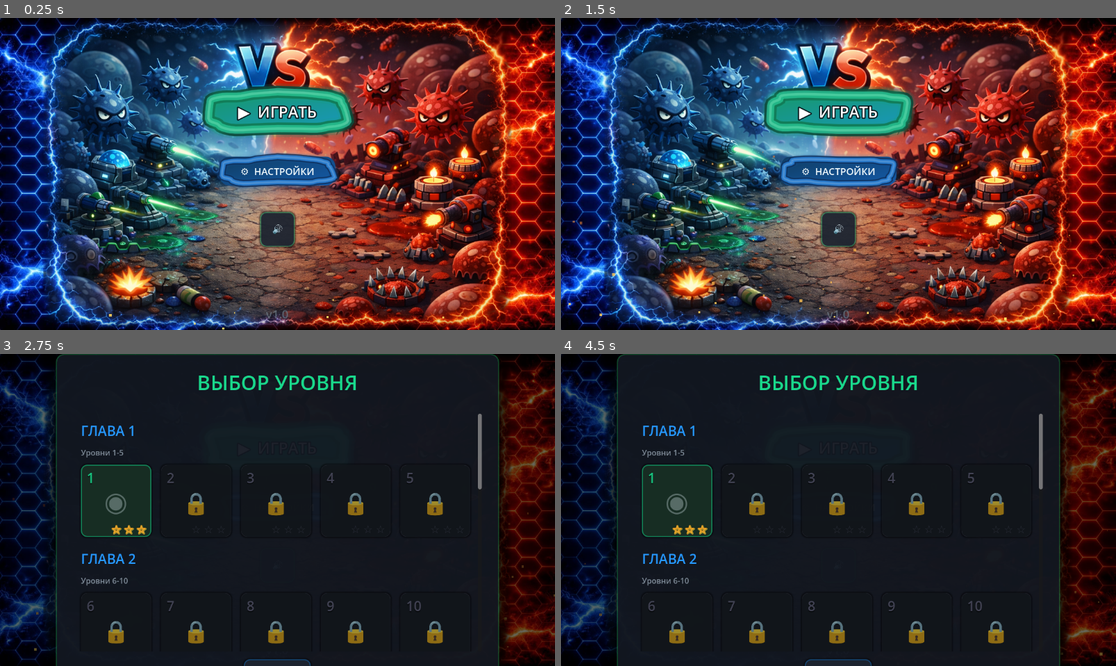
Above: before the commit, frames 1-4 (two rows, left to right).
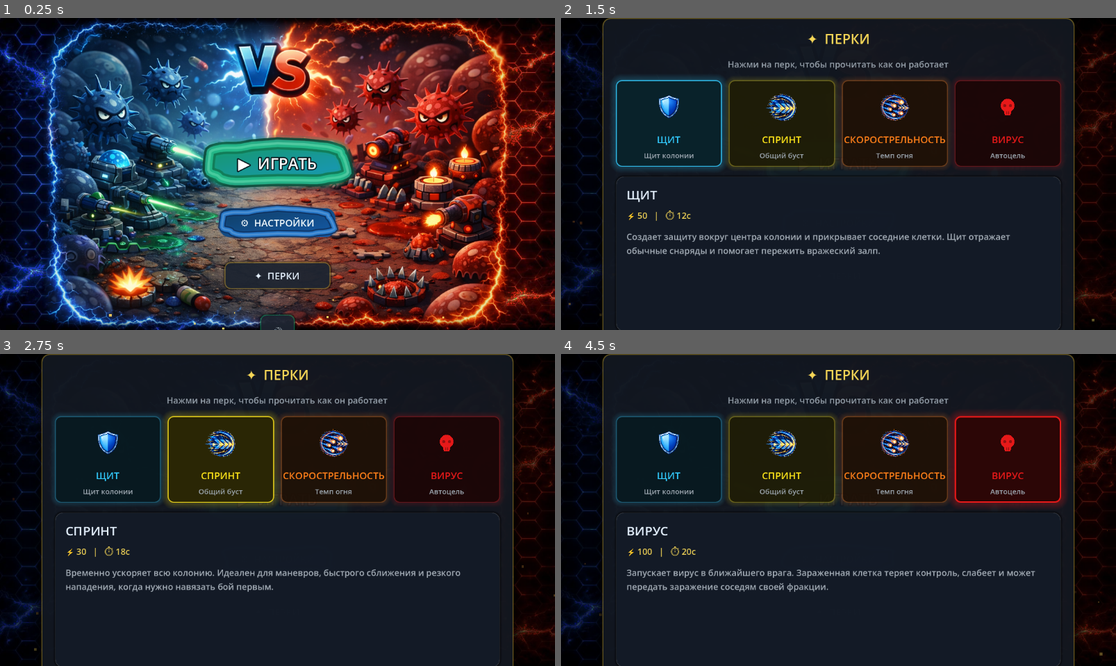
Above: after the commit, the same moments.

Repository: alexey231090/CellColony
Game: Godot game, scene res://scenes/ui/main_menu/main_menu.tscn
Same seed, same stepped clock (60 frames per second), same inputs: the game is played once before the commit and once after it.
Inputs (mouse positions are in pixels of both pictures, inside the frame that each line leads up to):
- Up to frame 1 (0.25 s): no input
- Up to frame 2 (1.5 s): click (838, 276) at 0.5 s, where only the run after the commit has a clickable "✦ ПЕРКИ"; click (666, 124) at 1.27 s
- Up to frame 3 (2.75 s): click (222, 460) at 2.02 s
- Up to frame 4 (4.5 s): click (894, 460) at 2.77 s; click (1010, 460) at 3.52 s; click "▶ ИГРАТЬ" at 4.25 s

The runs differ from the first frame. In frame 1, 28% of the frame differs, in the area x 0-100%, y 0-100%; in frame 2, 86%; in frame 3, 27%; in frame 4, 29%.

Commit message:
Refine menu perk guide and perk icon visuals

Diff:
--- a/scenes/ui/main_menu/main_menu.gd
+++ b/scenes/ui/main_menu/main_menu.gd
@@ -22,6 +22,81 @@
 const BTN_CORNER := 12
 const BTN_MIN_HEIGHT := 56  # Минимальная высота кнопок (удобно для пальца)
 const DEV_CONSOLE_SCENE := preload("res://scenes/ui/dev_console.tscn")
+const SHIELD_ICON := preload("res://assets/sprites/shield.png")
+const RAPID_FIRE_ICON := preload("res://assets/sprites/speedfire2.png")
+const SPEED_ICON := preload("res://assets/sprites/speed.png")
+
+class MenuPerkIcon extends Control:
+	var perk_id: String = ""
+	var icon_texture: Texture2D = null
+	var icon_color: Color = Color.WHITE
+
+	func _ready() -> void:
+		mouse_filter = Control.MOUSE_FILTER_IGNORE
+
+	func _draw() -> void:
+		var rect := Rect2(Vector2.ZERO, size)
+		if icon_texture != null:
+			draw_texture_rect(icon_texture, rect, false, Color.WHITE)
+			return
+
+		if perk_id == "virus":
+			var center := size * 0.5
+			var s := minf(size.x, size.y) * 0.28
+			draw_circle(center + Vector2(0, -s * 0.2), s * 0.7, icon_color)
+			var jaw := PackedVector2Array([
+				center + Vector2(-s * 0.4, s * 0.2), center + Vector2(s * 0.4, s * 0.2),
+				center + Vector2(s * 0.3, s * 0.8), center + Vector2(-s * 0.3, s * 0.8)
+			])
+			draw_colored_polygon(jaw, icon_color)
+			var bg := Color(0, 0, 0, 0.35)
+			draw_circle(center + Vector2(-s * 0.3, -s * 0.2), s * 0.15, bg)
+			draw_circle(center + Vector2(s * 0.3, -s * 0.2), s * 0.15, bg)
+			draw_line(center + Vector2(-s * 0.1, s * 0.4), center + Vector2(-s * 0.1, s * 0.7), bg, 2.0)
+			draw_line(center + Vector2(s * 0.1, s * 0.4), center + Vector2(s * 0.1, s * 0.7), bg, 2.0)
+
+const PERK_INFO: Array[Dictionary] = [
+	{
+		"id": "shield",
+		"title": "ЩИТ",
+		"subtitle": "Щит колонии",
+		"color": Color(0.2, 0.8, 1.0, 1.0),
+		"icon": SHIELD_ICON,
+		"desc": "Создает защиту вокруг центра колонии и прикрывает соседние клетки. Щит отражает обычные снаряды и помогает пережить вражеский залп.",
+		"cost": "50",
+		"cooldown": "12с",
+	},
+	{
+		"id": "speed",
+		"title": "СПРИНТ",
+		"subtitle": "Общий буст",
+		"color": Color(1.0, 0.9, 0.1, 1.0),
+		"icon": SPEED_ICON,
+		"desc": "Временно ускоряет всю колонию. Идеален для маневров, быстрого сближения и резкого нападения, когда нужно навязать бой первым.",
+		"cost": "30",
+		"cooldown": "18с",
+	},
+	{
+		"id": "rapid_fire",
+		"title": "СКОРОСТРЕЛЬНОСТЬ",
+		"subtitle": "Темп огня",
+		"color": Color(1.0, 0.5, 0.1, 1.0),
+		"icon": RAPID_FIRE_ICON,
+		"desc": "Временно ускоряет стрельбу всей колонии. Лучше всего раскрывается перед добиванием вражеской группы или во время общего пуша.",
+		"cost": "50",
+		"cooldown": "15с",
+	},
+	{
+		"id": "virus",
+		"title": "ВИРУС",
+		"subtitle": "Автоцель",
+		"color": Color(0.9, 0.1, 0.1, 1.0),
+		"icon": null,
+		"desc": "Запускает вирус в ближайшего врага. Зараженная клетка теряет контроль, слабеет и может передать заражение соседям своей фракции.",
+		"cost": "100",
+		"cooldown": "20с",
+	},
+]
 
 # ========== НОДЫ ==========
 var background_underlay: TextureRect
@@ -30,12 +105,14 @@
 var main_screen: Control
 var level_panel: Control
 var settings_panel: Control
+var perks_panel: Control
 var overlay: ColorRect
 
 # Кнопки верхней панели
 var sound_btn: Button
 var sound_cross: Label
 var settings_btn: Button
+var perks_btn: Button
 
 # Центр
 var title_label: Label
@@ -54,6 +131,11 @@
 var sound_value_label: Label
 var music_value_label: Label
 var settings_close_btn: Button
+var perks_desc_title: Label
+var perks_desc_body: Label
+var perks_desc_meta: Label
+var perk_card_buttons: Dictionary = {}
+var selected_perk_id: String = "shield"
 
 # Состояние
 var is_sound_on: bool = true
@@ -93,12 +175,14 @@
 	_build_level_panel()
 	_build_difficulty_panel()
 	_build_settings_panel()
+	_build_perks_panel()
 	_build_dev_console()
 
 	# Элементы основного экрана (начальное состояние)
 	level_panel.visible = false
 	difficulty_panel.visible = false
 	settings_panel.visible = false
+	perks_panel.visible = false
 	overlay.visible = false
 
 	# Запускаем пульсацию СВЕЧЕНИЯ и РАЗМЕРА
@@ -212,7 +296,7 @@
 	background_underlay.stretch_mode = TextureRect.STRETCH_SCALE
 	background_underlay.mouse_filter = MOUSE_FILTER_IGNORE
 	background_underlay.texture_filter = CanvasItem.TEXTURE_FILTER_LINEAR
-	background_underlay.texture = load("res://assets/background/backgraund2.jpg")
+	background_underlay.texture = load("res://assets/background/backgraund3.jpg")
 	add_child(background_underlay)
 
 	background = TextureRect.new()
@@ -309,6 +393,10 @@
 	center_box.add_theme_constant_override("separation", 32)
 	center_box.size_flags_horizontal = Control.SIZE_SHRINK_CENTER
 	main_screen.add_child(center_box)
+
+	var buttons_offset = Control.new()
+	buttons_offset.custom_minimum_size = Vector2(0, 200)
+	center_box.add_child(buttons_offset)
 
 	# Обертка-контейнер, которая статична и не дает VBox дёргаться
 	var play_container = CenterContainer.new()
@@ -503,6 +591,15 @@
 	settings_btn.mouse_exited.connect(func(): settings_membrane.set_hovered(false))
 	settings_wrapper.add_child(settings_btn)
 
+	var perks_container = CenterContainer.new()
+	perks_container.custom_minimum_size = Vector2(220, 74)
+	center_box.add_child(perks_container)
+
+	perks_btn = _make_button("✦  ПЕРКИ", Color(0.92, 0.78, 0.28, 1.0))
+	perks_btn.custom_minimum_size = Vector2(220, 56)
+	perks_btn.pressed.connect(_on_perks_open)
+	perks_container.add_child(perks_btn)
+
 	var sound_container = CenterContainer.new()
 	sound_container.custom_minimum_size = Vector2(120, 96)
 	center_box.add_child(sound_container)
@@ -658,7 +755,7 @@
 	stars_lbl.set_anchors_and_offsets_preset(Control.PRESET_BOTTOM_WIDE)
 	stars_lbl.horizontal_alignment = HORIZONTAL_ALIGNMENT_CENTER
 	stars_lbl.position.y = -32
-	stars_lbl.size.y = 24
+	stars_lbl.custom_minimum_size.y = 24
 	stars_lbl.mouse_filter = Control.MOUSE_FILTER_IGNORE
 
 	var stars_set = LabelSettings.new()
@@ -965,6 +1062,158 @@
 	settings_close_btn.pressed.connect(_on_settings_close)
 	vbox.add_child(settings_close_btn)
 
+func _build_perks_panel() -> void:
+	perks_panel = CenterContainer.new()
+	perks_panel.name = "PerksPanel"
+	perks_panel.set_anchors_and_offsets_preset(PRESET_FULL_RECT)
+	perks_panel.mouse_filter = MOUSE_FILTER_IGNORE
+	add_child(perks_panel)
+
+	var panel_box = PanelContainer.new()
+	panel_box.name = "PerksPanelBox"
+	panel_box.custom_minimum_size = Vector2(980, 560)
+	var panel_sb = _make_stylebox(PANEL_BG, CORNER_RADIUS, 2, Color(0.92, 0.78, 0.28, 0.42))
+	panel_sb.shadow_size = 22
+	panel_sb.shadow_color = Color(0.0, 0.0, 0.0, 0.64)
+	panel_sb.content_margin_left = 28
+	panel_sb.content_margin_right = 28
+	panel_sb.content_margin_top = 24
+	panel_sb.content_margin_bottom = 24
+	panel_box.add_theme_stylebox_override("panel", panel_sb)
+	perks_panel.add_child(panel_box)
+
+	var vbox = VBoxContainer.new()
+	vbox.add_theme_constant_override("separation", 20)
+	panel_box.add_child(vbox)
+
+	var header = _make_label("✦  ПЕРКИ", 28, Color(0.96, 0.84, 0.34, 1.0))
+	header.horizontal_alignment = HORIZONTAL_ALIGNMENT_CENTER
+	vbox.add_child(header)
+
+	var subtitle = _make_label("Нажми на перк, чтобы прочитать как он работает", 18, TEXT_DIM.lightened(0.18))
+	subtitle.horizontal_alignment = HORIZONTAL_ALIGNMENT_CENTER
+	vbox.add_child(subtitle)
+
+	var cards_row = HBoxContainer.new()
+	cards_row.add_theme_constant_override("separation", 14)
+	vbox.add_child(cards_row)
+
+	perk_card_buttons.clear()
+	for perk in PERK_INFO:
+		var card = _build_perk_card(perk)
+		cards_row.add_child(card)
+		perk_card_buttons[String(perk.id)] = card
+
+	var desc_panel = PanelContainer.new()
+	desc_panel.custom_minimum_size = Vector2(920, 250)
+	desc_panel.size_flags_vertical = Control.SIZE_EXPAND_FILL
+	var desc_sb = _make_stylebox(Color(0.08, 0.11, 0.16, 0.9), CORNER_RADIUS, 1, Color(1, 1, 1, 0.08))
+	desc_sb.content_margin_left = 22
+	desc_sb.content_margin_right = 22
+	desc_sb.content_margin_top = 20
+	desc_sb.content_margin_bottom = 20
+	desc_panel.add_theme_stylebox_override("panel", desc_sb)
+	vbox.add_child(desc_panel)
+
+	var desc_box = VBoxContainer.new()
+	desc_box.add_theme_constant_override("separation", 12)
+	desc_panel.add_child(desc_box)
+
+	perks_desc_title = _make_label("", 26, TEXT_COLOR)
+	perks_desc_title.horizontal_alignment = HORIZONTAL_ALIGNMENT_LEFT
+	desc_box.add_child(perks_desc_title)
+
+	perks_desc_meta = _make_label("", 18, Color(0.96, 0.84, 0.34, 0.96))
+	perks_desc_meta.horizontal_alignment = HORIZONTAL_ALIGNMENT_LEFT
+	perks_desc_meta.autowrap_mode = TextServer.AUTOWRAP_WORD_SMART
+	perks_desc_meta.custom_minimum_size = Vector2(860, 28)
+	desc_box.add_child(perks_desc_meta)
+
+	perks_desc_body = _make_label("", 18, TEXT_DIM.lightened(0.28))
+	perks_desc_body.autowrap_mode = TextServer.AUTOWRAP_WORD_SMART
+	perks_desc_body.custom_minimum_size = Vector2(860, 190)
+	desc_box.add_child(perks_desc_body)
+
+	var close_btn = _make_button("← НАЗАД", ACCENT_BLUE)
+	close_btn.size_flags_horizontal = Control.SIZE_SHRINK_CENTER
+	close_btn.pressed.connect(_on_perks_close)
+	vbox.add_child(close_btn)
+
+	_select_perk_card(selected_perk_id)
+
+func _build_perk_card(perk: Dictionary) -> Button:
+	var accent: Color = perk.color
+	var btn = Button.new()
+	btn.custom_minimum_size = Vector2(0, 180)
+	btn.size_flags_horizontal = Control.SIZE_EXPAND_FILL
+	btn.mouse_default_cursor_shape = Control.CURSOR_POINTING_HAND
+
+	var normal_sb = _make_stylebox(Color(accent.r * 0.1, accent.g * 0.1, accent.b * 0.1, 0.82), BTN_CORNER, 2, accent * Color(1, 1, 1, 0.26))
+	normal_sb.shadow_size = 10
+	normal_sb.shadow_color = Color(0.0, 0.0, 0.0, 0.35)
+	btn.add_theme_stylebox_override("normal", normal_sb)
+
+	var hover_sb = _make_stylebox(Color(accent.r * 0.16, accent.g * 0.16, accent.b * 0.16, 0.96), BTN_CORNER, 2, accent * Color(1, 1, 1, 0.85))
+	hover_sb.shadow_size = 14
+	hover_sb.shadow_color = accent * Color(1, 1, 1, 0.22)
+	btn.add_theme_stylebox_override("hover", hover_sb)
+	btn.add_theme_stylebox_override("focus", hover_sb.duplicate())
+	btn.add_theme_stylebox_override("pressed", _make_stylebox(Color(accent.r * 0.12, accent.g * 0.12, accent.b * 0.12, 0.92), BTN_CORNER, 3, accent))
+
+	var card_box = VBoxContainer.new()
+	card_box.set_anchors_and_offsets_preset(Control.PRESET_FULL_RECT)
+	card_box.mouse_filter = Control.MOUSE_FILTER_IGNORE
+	card_box.alignment = BoxContainer.ALIGNMENT_CENTER
+	card_box.add_theme_constant_override("separation", 8)
+	btn.add_child(card_box)
+
+	var icon_holder = CenterContainer.new()
+	icon_holder.custom_minimum_size = Vector2(0, 88)
+	card_box.add_child(icon_holder)
+
+	var icon_preview := MenuPerkIcon.new()
+	icon_preview.perk_id = String(perk.id)
+	icon_preview.icon_texture = perk.get("icon")
+	icon_preview.icon_color = accent
+	icon_preview.custom_minimum_size = Vector2(72, 72)
+	icon_holder.add_child(icon_preview)
+
+	var title_lbl = _make_label(String(perk.title), 20, accent)
+	title_lbl.horizontal_alignment = HORIZONTAL_ALIGNMENT_CENTER
+	card_box.add_child(title_lbl)
+
+	var sub_lbl = _make_label(String(perk.subtitle), 15, TEXT_DIM.lightened(0.22))
+	sub_lbl.horizontal_alignment = HORIZONTAL_ALIGNMENT_CENTER
+	card_box.add_child(sub_lbl)
+
+	btn.pressed.connect(_select_perk_card.bind(String(perk.id)))
+	return btn
+
+func _select_perk_card(perk_id: String) -> void:
+	selected_perk_id = perk_id
+	for perk in PERK_INFO:
+		if String(perk.id) == perk_id:
+			perks_desc_title.text = String(perk.title)
+			perks_desc_meta.text = "⚡ %s   |   ⏱ %s" % [String(perk.cost), String(perk.cooldown)]
+			perks_desc_body.text = String(perk.desc)
+			break
+
+	for perk in PERK_INFO:
+		var card: Button = perk_card_buttons.get(String(perk.id), null)
+		if card == null:
+			continue
+		var accent: Color = perk.color
+		var is_selected := String(perk.id) == perk_id
+		var normal_sb = _make_stylebox(
+			Color(accent.r * (0.18 if is_selected else 0.1), accent.g * (0.18 if is_selected else 0.1), accent.b * (0.18 if is_selected else 0.1), 0.92 if is_selected else 0.82),
+			BTN_CORNER,
+			2 if not is_selected else 3,
+			accent * Color(1, 1, 1, 1.0 if is_selected else 0.26)
+		)
+		normal_sb.shadow_size = 16 if is_selected else 10
+		normal_sb.shadow_color = accent * Color(1, 1, 1, 0.28 if is_selected else 0.14)
+		card.add_theme_stylebox_override("normal", normal_sb)
+
 # ========== АНИМАЦИИ ==========
 
 func _show_panel(panel: Control) -> void:
@@ -1007,6 +1256,12 @@
 func _on_settings_close() -> void:
 	_hide_panel(settings_panel)
 
+func _on_perks_open() -> void:
+	_show_panel(perks_panel)
+
+func _on_perks_close() -> void:
+	_hide_panel(perks_panel)
+
 func refresh_unlocked_levels() -> void:
 	if has_node("/root/LevelManager"):
 		var lm: Node = get_node("/root/LevelManager")
@@ -1063,6 +1318,9 @@
 		if settings_panel.visible:
 			_on_settings_close()
 			get_viewport().set_input_as_handled()
+		elif perks_panel.visible:
+			_on_perks_close()
+			get_viewport().set_input_as_handled()
 		elif difficulty_panel.visible:
 			_on_difficulty_cancel()
 			get_viewport().set_input_as_handled()
--- a/scripts/core/PerkButton.gd
+++ b/scripts/core/PerkButton.gd
@@ -7,7 +7,13 @@
 const BUTTON_SIZE: float = 68.0
 const ICON_SIZE: float = 24.0
 const SHIELD_ICON_HALF_SIZE: float = 30.0
-const SHIELD_ICON := preload("res://assets/sprites/ChatGPT Image 20 апр. 2026 г., 23_34_05.png")
+const RAPID_FIRE_ICON_HALF_SIZE: float = 30.0
+const SPEED_ICON_HALF_SIZE: float = 30.0
+const COOLDOWN_ICON_COLOR := Color(0.55, 0.55, 0.58, 1.0)
+const NO_ENERGY_ICON_COLOR := Color(0.28, 0.28, 0.3, 0.92)
+const SHIELD_ICON := preload("res://assets/sprites/shield.png")
+const RAPID_FIRE_ICON := preload("res://assets/sprites/speedfire2.png")
+const SPEED_ICON := preload("res://assets/sprites/speed.png")
 
 # --- Параметры перка ---
 var perk_name: String = ""
@@ -81,13 +87,19 @@
 
 	var is_ready = false
 	var cooldown_ratio = 0.0
+	var has_enough_energy = false
+	var energy_cost = 0.0
 
 	if selection_manager:
 		is_ready = selection_manager._is_perk_ready(perk_name)
 		cooldown_ratio = selection_manager.get_perk_cooldown_ratio(perk_name)
+		energy_cost = selection_manager.get_perk_energy_cost(perk_name)
+		has_enough_energy = selection_manager.perk_energy >= energy_cost
 
 	# 1. Основной фон кнопки (StyleBox)
 	var main_color = perk_color if is_ready else Color(0.2, 0.2, 0.25)
+	if cooldown_ratio <= 0.0 and not has_enough_energy:
+		main_color = Color(0.14, 0.14, 0.17)
 	var rect = Rect2(Vector2.ZERO, size)
 
 	style_circle.bg_color = main_color
@@ -111,19 +123,24 @@
 		# Затемняющий слой
 		draw_circle(center, radius, Color(0, 0, 0, 0.4))
 
-	# 4. Иконка с тенью
-	_draw_perk_icon_with_shadow(center)
+	# 4. Иконка с тенью/состоянием
+	var icon_color := Color.WHITE
+	if cooldown_ratio > 0.0:
+		icon_color = COOLDOWN_ICON_COLOR
+	elif not has_enough_energy:
+		icon_color = NO_ENERGY_ICON_COLOR
+	_draw_perk_icon_with_shadow(center, icon_color)
 
 	# 5. Свечение готовности
 	if is_ready:
 		var pulse = (sin(Time.get_ticks_msec() / 250.0) + 1.0) * 0.5
 		draw_arc(center, radius + 4.0 + pulse * 4.0, 0, TAU, 32, Color(perk_color.r, perk_color.g, perk_color.b, 0.3 - pulse * 0.3), 2.0)
 
-func _draw_perk_icon_with_shadow(center: Vector2) -> void:
+func _draw_perk_icon_with_shadow(center: Vector2, icon_color: Color) -> void:
 	# Тень иконки
 	_draw_perk_icon(center + Vector2(1, 2), Color(0, 0, 0, 0.5))
 	# Сама иконка
-	_draw_perk_icon(center, Color.WHITE)
+	_draw_perk_icon(center, icon_color)
 
 func _draw_perk_icon(center: Vector2, col: Color) -> void:
 	var s = ICON_SIZE
@@ -147,23 +164,13 @@
 			var p2 = center + Vector2(cos(angle), sin(angle)) * s * 1.0
 			draw_line(p1, p2, col, 3.0)
 	elif perk_name == "rapid_fire":
-		# Три пули/молнии вверх
-		for ox in [-s*0.5, 0, s*0.5]:
-			var pts = PackedVector2Array([
-				center + Vector2(ox, -s), center + Vector2(ox + s*0.25, s*0.2), center + Vector2(ox - s*0.25, s*0.2)
-			])
-			draw_colored_polygon(pts, col)
+		if RAPID_FIRE_ICON != null:
+			var icon_rect := Rect2(center - Vector2(RAPID_FIRE_ICON_HALF_SIZE, RAPID_FIRE_ICON_HALF_SIZE), Vector2(RAPID_FIRE_ICON_HALF_SIZE * 2.0, RAPID_FIRE_ICON_HALF_SIZE * 2.0))
+			draw_texture_rect(RAPID_FIRE_ICON, icon_rect, false, col)
 	else: # speed
-		# Крыло или шевроны
-		for oy in [-s*0.4, 0, s*0.4]:
-			var pts = PackedVector2Array([
-				center + Vector2(-s*0.8, oy - s*0.3), center + Vector2(s*0.2, oy), center + Vector2(-s*0.8, oy + s*0.3)
-			])
-			draw_colored_polygon(pts, col)
-			var pts2 = PackedVector2Array([
-				center + Vector2(-s*0.3, oy - s*0.3), center + Vector2(s*0.7, oy), center + Vector2(-s*0.3, oy + s*0.3)
-			])
-			draw_colored_polygon(pts2, col)
+		if SPEED_ICON != null:
+			var icon_rect := Rect2(center - Vector2(SPEED_ICON_HALF_SIZE, SPEED_ICON_HALF_SIZE), Vector2(SPEED_ICON_HALF_SIZE * 2.0, SPEED_ICON_HALF_SIZE * 2.0))
+			draw_texture_rect(SPEED_ICON, icon_rect, false, col)
 
 func _on_gui_input(event: InputEvent) -> void:
 	if event is InputEventMouseButton:
--- a/scripts/core/PerkButtonManager.gd
+++ b/scripts/core/PerkButtonManager.gd
@@ -12,8 +12,14 @@
 const DRAG_THRESHOLD: float = 25.0
 const HYSTERESIS_RATIO: float = 1.5
 const DEAD_ZONE_DISTANCE: float = 140.0    # Увеличено для лучшего разделения
-const SHIELD_ICON := preload("res://assets/sprites/ChatGPT Image 20 апр. 2026 г., 23_34_05.png")
+const COOLDOWN_ICON_COLOR := Color(0.55, 0.55, 0.58, 1.0)
+const NO_ENERGY_ICON_COLOR := Color(0.28, 0.28, 0.3, 0.92)
+const SHIELD_ICON := preload("res://assets/sprites/shield.png")
 const SHIELD_ICON_SCALE: float = 1.25
+const RAPID_FIRE_ICON := preload("res://assets/sprites/speedfire2.png")
+const RAPID_FIRE_ICON_SCALE: float = 1.25
+const SPEED_ICON := preload("res://assets/sprites/speed.png")
+const SPEED_ICON_SCALE: float = 1.25
 
 # --- Физика (Liquid Motion) ---
 const SPRING_STIFFNESS: float = 120.0
@@ -334,11 +340,12 @@
 
 		var cd = sm.get_perk_cooldown_ratio(icon.perk_name) as float
 		var energy_cost = sm.get_perk_energy_cost(icon.perk_name)
-		var is_ready = (cd <= 0.0 and sm.perk_energy >= energy_cost)
-
-		_draw_button(d_pos, r, icon.perk_name, is_ready, cd, zoom, alpha_mult)
-
-func _draw_button(pos: Vector2, r: float, perk: String, is_ready: bool, cd: float, zoom: float, alpha: float = 1.0) -> void:
+		var has_enough_energy := sm.perk_energy >= energy_cost
+		var is_ready = (cd <= 0.0 and has_enough_energy)
+
+		_draw_button(d_pos, r, icon.perk_name, is_ready, cd, has_enough_energy, zoom, alpha_mult)
+
+func _draw_button(pos: Vector2, r: float, perk: String, is_ready: bool, cd: float, has_enough_energy: bool, zoom: float, alpha: float = 1.0) -> void:
 	var col = Color(0.2, 0.8, 1.0) # Синий для щита
 	if perk == "virus":
 		col = Color(0.9, 0.1, 0.1) # Красный для вируса
@@ -349,6 +356,9 @@
 	else:
 		col = Color(0.0, 1.0, 0.5) # Зеленый (дефолт)
 
+	if cd <= 0.0 and not has_enough_energy:
+		col = Color(0.14, 0.14, 0.17)
+
 	# Тень/Обводка с учётом прозрачности
 	draw_circle(pos, r * 1.25, Color(0, 0, 0, 0.7 * alpha))
 
@@ -361,7 +371,11 @@
 		var cd_col = Color(1, 1, 1, 0.5 * alpha)
 		draw_arc(pos, r + 3.0/zoom, -PI/2, -PI/2 + TAU * cd, 32, cd_col, 5.0/zoom, true)
 
-	var icon_col = col if cd <= 0.0 else Color(0.5, 0.5, 0.5)
+	var icon_col = col
+	if cd > 0.0:
+		icon_col = COOLDOWN_ICON_COLOR
+	elif not has_enough_energy:
+		icon_col = NO_ENERGY_ICON_COLOR
 	icon_col.a *= alpha
 	_draw_symbol(pos, r * 0.6, perk, icon_col, zoom)
 
@@ -389,26 +403,15 @@
 		draw_line(pos + Vector2(-s*0.1, s*0.4), pos + Vector2(-s*0.1, s*0.7), bg, 1.5/zoom)
 		draw_line(pos + Vector2(s*0.1, s*0.4), pos + Vector2(s*0.1, s*0.7), bg, 1.5/zoom)
 	elif type == "rapid_fire":
-		# Символ скорострельности: три стрелки/пули вверх
-		for offset in [-s*0.6, 0, s*0.6]:
-			var pts = PackedVector2Array([
-				pos + Vector2(offset, -s*0.8),
-				pos + Vector2(offset + s*0.3, s*0.2),
-				pos + Vector2(offset - s*0.3, s*0.2)
-			])
-			draw_colored_polygon(pts, col)
-		draw_rect(Rect2(pos.x - s*0.8, pos.y + s*0.3, s*1.6, s*0.2), col)
+		if RAPID_FIRE_ICON != null:
+			var rapid_fire_half_size := s * RAPID_FIRE_ICON_SCALE
+			var icon_rect := Rect2(pos - Vector2(rapid_fire_half_size, rapid_fire_half_size), Vector2(rapid_fire_half_size * 2.0, rapid_fire_half_size * 2.0))
+			draw_texture_rect(RAPID_FIRE_ICON, icon_rect, false, col)
 	else:
-		# Молния
-		var pts = PackedVector2Array([
-			pos + Vector2(s*0.3, -s),      # Верхний правый угол
-			pos + Vector2(-s*0.5, s*0.2), # Сгиб слева сверху
-			pos + Vector2(s*0.1, s*0.2),  # Вход в центр справа
-			pos + Vector2(-s*0.3, s),     # Нижний левый угол
-			pos + Vector2(s*0.5, -s*0.2), # Сгиб справа снизу
-			pos + Vector2(-s*0.1, -s*0.2) # Вход в центр слева
-		])
-		draw_colored_polygon(pts, col)
+		if SPEED_ICON != null:
+			var speed_half_size := s * SPEED_ICON_SCALE
+			var icon_rect := Rect2(pos - Vector2(speed_half_size, speed_half_size), Vector2(speed_half_size * 2.0, speed_half_size * 2.0))
+			draw_texture_rect(SPEED_ICON, icon_rect, false, col)
 
 # --- Ввод ---
 
--- a/scripts/core/PerkEnergyBar.gd
+++ b/scripts/core/PerkEnergyBar.gd
@@ -114,7 +114,6 @@
 
 	# 4. Текст (теперь в абсолютных единицах для прозрачности)
 	var text = "%d / %d" % [int(current_energy), int(max_energy)]
-	if current_energy >= max_energy: text = "READY (100)"
 
 	var font = ThemeDB.fallback_font
 	var font_size = 14
Binary file added: assets/background/backgraund3.jpg
Not shown, added: assets/background/backgraund3.jpg.import
Binary file added: assets/sprites/shield.png
Not shown, added: assets/sprites/shield.png.import
Binary file added: assets/sprites/speed.png
Not shown, added: assets/sprites/speed.png.import
Binary file added: assets/sprites/speedfire2.png
Not shown, added: assets/sprites/speedfire2.png.import
Not shown, changed: REFERENCE.md
